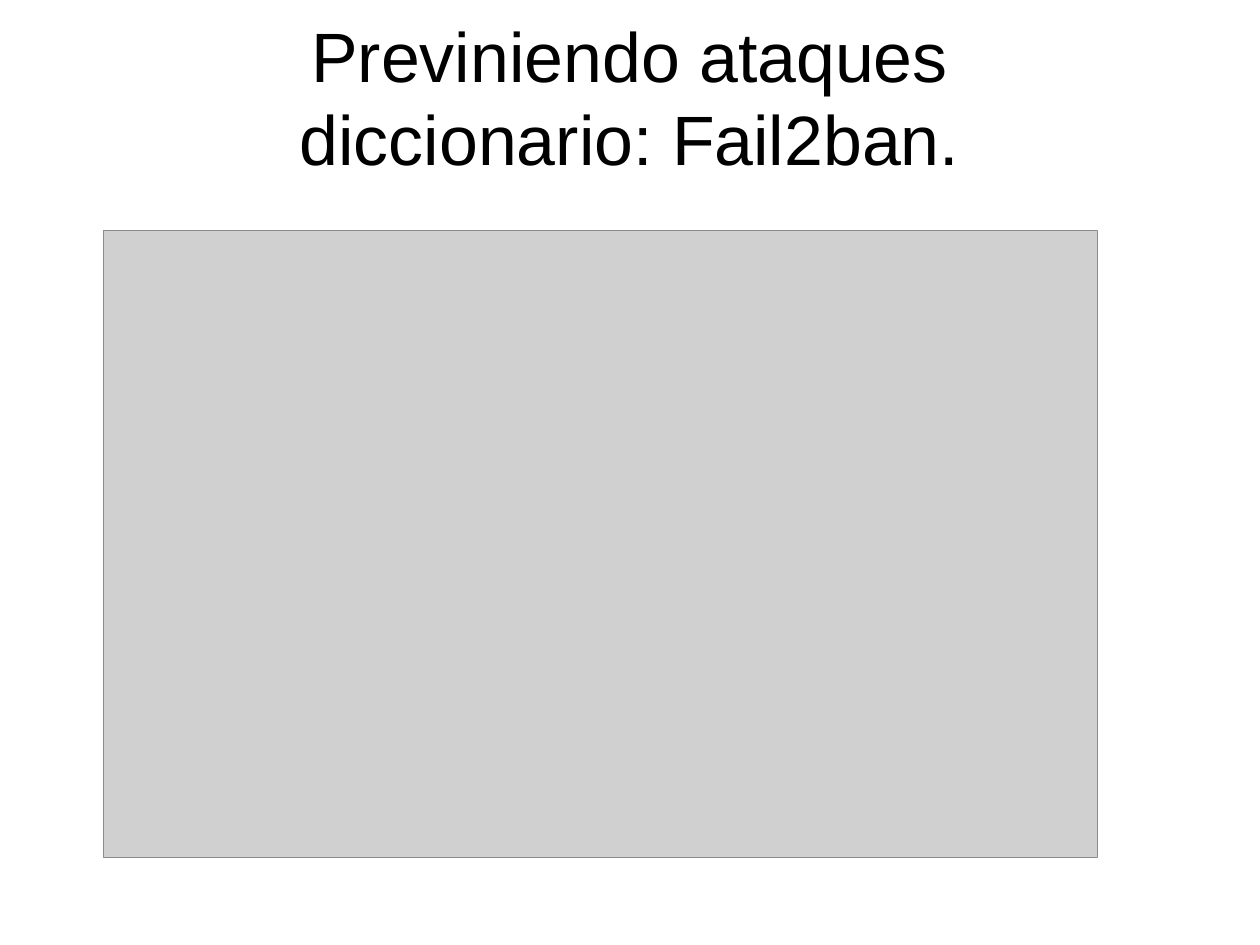
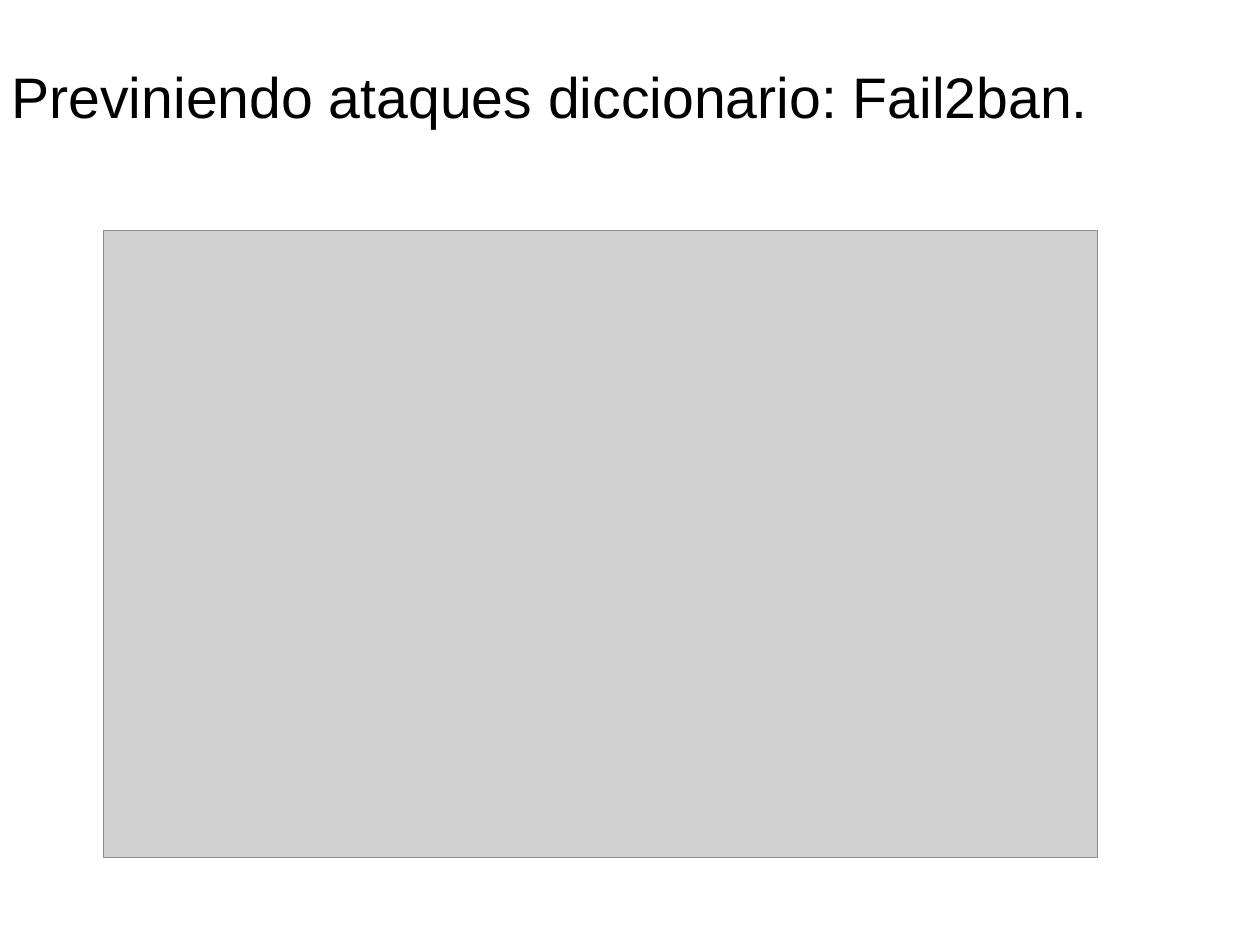
Before and after one commit to LuisGi93/swap2016, a slide deck: slide 1 of trabajos_clase/presentacion.odp. Drawn at 1260x945 pixels with LibreOffice and Linux fonts; fonts in the diff are those of the drawing; grey boxes stand for pictures; background and template pictures are left out. Boxes give left, top, right and bottom in pixels: in the first picture for what was removed or moved away, otherwise in the second. Text is boxed around its words. In the diff, an @@ line names an element or a change of style, - is before the commit and + after.

```diff
--- a/trabajos_clase/presentacion.odp
+++ b/trabajos_clase/presentacion.odp
@@ title "Previniendo ataques diccionario: Fail2ban." moved from (x1=300, y1=31, x2=959, y2=166) to (x1=11, y1=76, x2=1088, y2=129) @@
@@ title "Previniendo ataques diccionario: Fail2ban." at (x1=11, y1=76, x2=1088, y2=129): size 44 to 36 pt; alignment centre to left @@
```
Also in this commit, not shown: 3 other slides changed.
